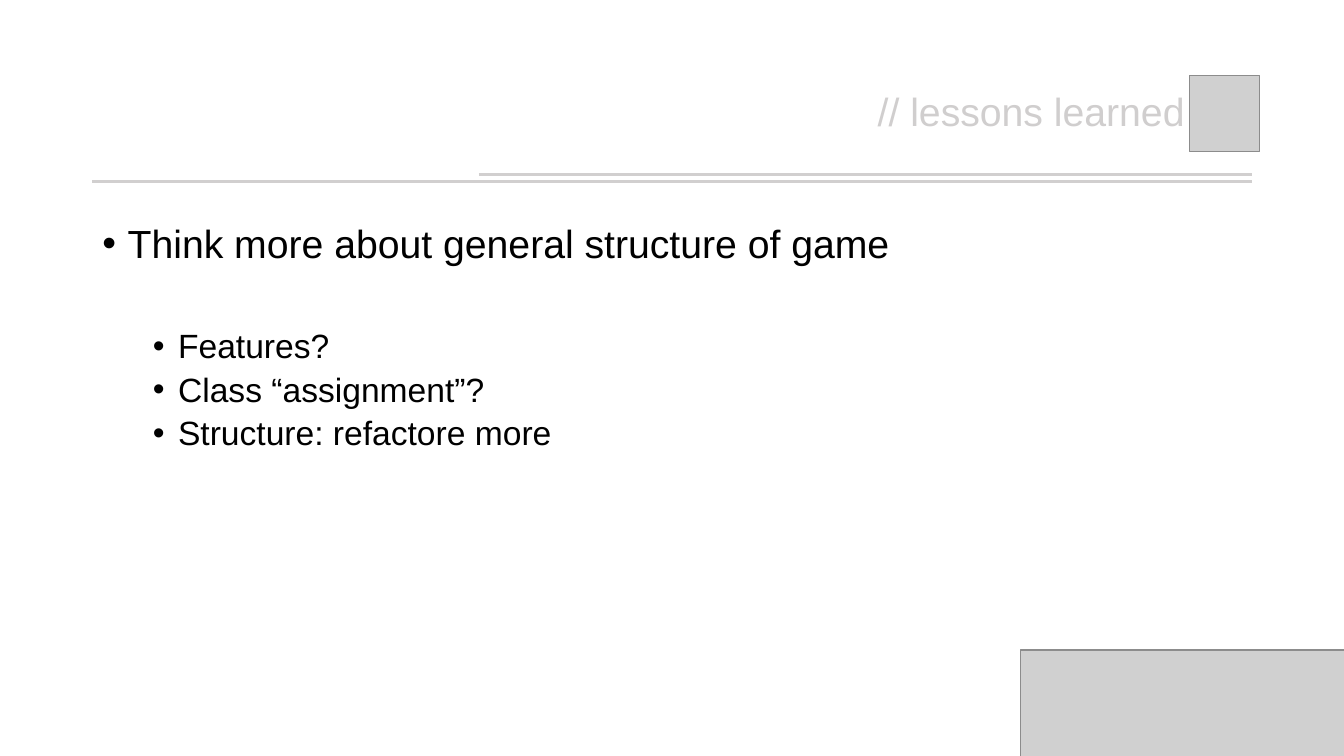
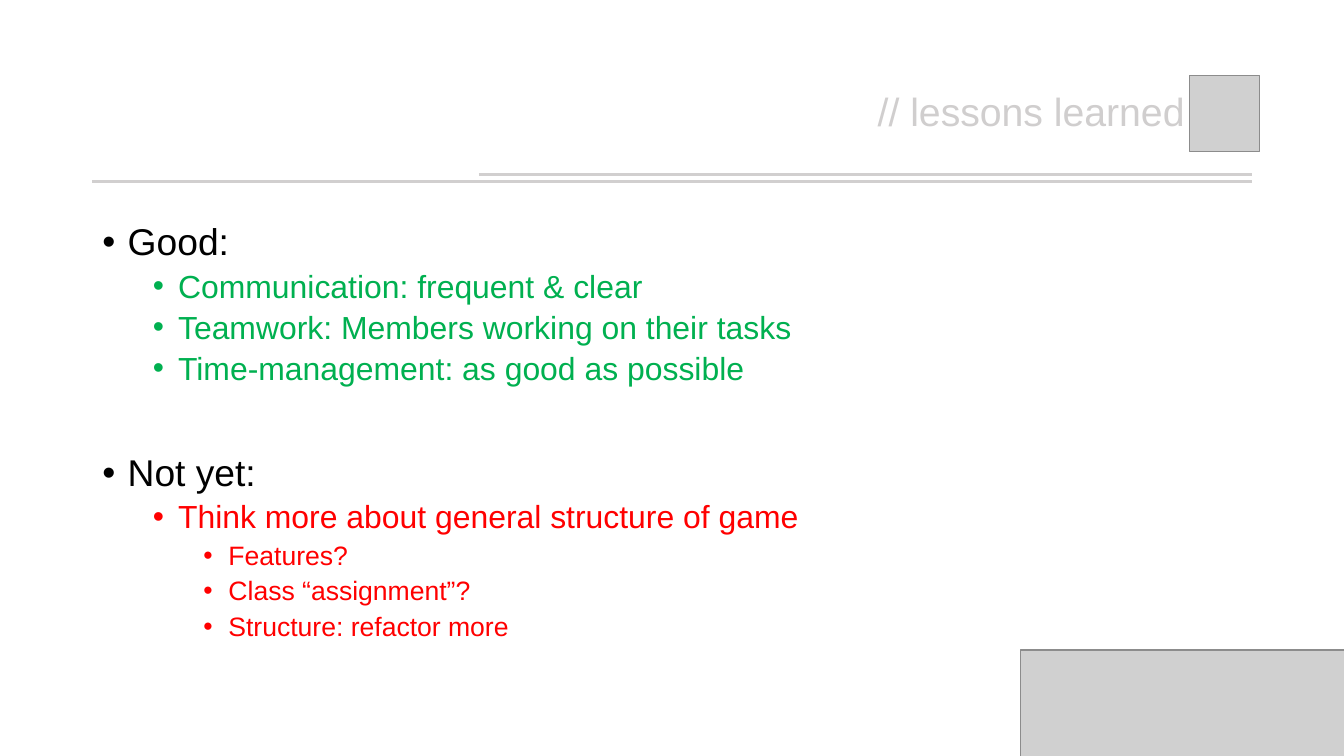
Before and after one commit to Shcoobz/mighty-text-adventure-java-Shcoobz, a slide deck: slide 7 of presentation/team_presentation_mightyTextAdventure.pptx. Drawn at 1344x756 pixels with LibreOffice and Linux fonts; fonts in the diff are those of the drawing; grey boxes stand for pictures. Boxes give left, top, right and bottom in pixels: in the first picture for what was removed or moved away, otherwise in the second. Text is boxed around its words. In the diff, an @@ line names an element or a change of style, - is before the commit and + after.

Commit message:
changed lessons learned

```diff
--- a/presentation/team_presentation_mightyTextAdventure.pptx
+++ b/presentation/team_presentation_mightyTextAdventure.pptx
@@ text at bbox=[128, 228, 791, 494]: paragraphs added @@
+• Good:
+  • Communication: frequent & clear
+  • Teamwork: Members working on their tasks
+  • Time-management: as good as possible
+• Not yet:
@@ text at bbox=[178, 505, 799, 606]: size 28 to 22.8 pt in "Think more about general structure of game"; text colour #000000 to #FF0000 in "Think more about general structure of game", "Features?", "Class “assignment”?"; size 24 to 19 pt in "Features?", "Class “assignment”?"; list level 1 to 2 in "Think more about general structure ..."; line spacing 0.9 to 0.89; list level 2 to 3 in "Features?"; list level 2 to 3 in "Class “assignment”?" @@
@@ text at bbox=[228, 616, 508, 637]: text changed; size 24 to 19 pt; text colour #000000 to #FF0000 @@
-  • Structure: refactore more
+    • Structure: refactor more
```
Also in this commit, not shown: 1 other slide changed.
